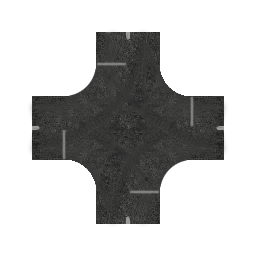
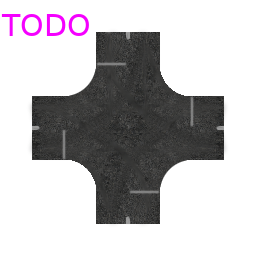
The second 256×256 image is a revision of the first. Changes to its layers:
added layer "TODO" above "Pasted Layer #1" over bbox(1, 14, 89, 36)
